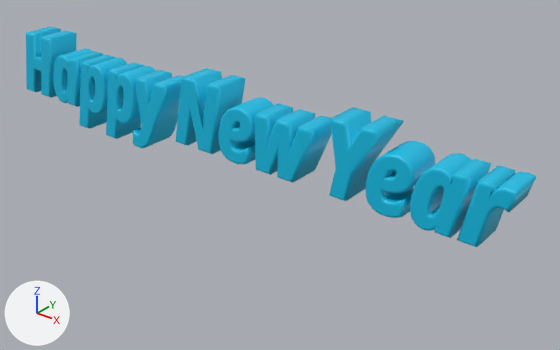
Two versions of the glTF model model.glb, one commit apart.
The view is the same before and after, from a 50 mm lens placed at (1.442, -0.95, 0.571), pointed at (0.643, 0.048, -0.049). Arrows for +X, +Y and +Z are at lower left; the lights stay in place. Where no turn or scale is listed for an object, it has been applied to the vertices.

The first picture shows 'Text'.
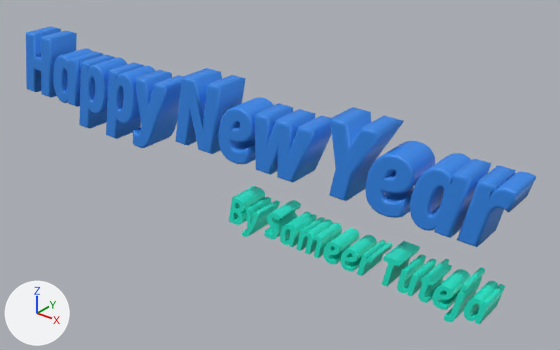
The change, as a list of edits to the scene's bpy script:
```text
Add mat_material_003:
    mat_material_003 = principled_material('Material.003')
    mat_material_003.base_color = (0.0319, 0.25, 0.839)  # blue #3289ec
Add mat_material_002:
    mat_material_002 = principled_material('Material.002')
    mat_material_002.base_color = (0.0103, 0.839, 0.604)  # cyan #1aeccc
Change me_mesh_0:
    where me_mesh_0.from_pydata(...)  # 29946 vertices, 59868 faces; spans x -0.005..1.114, y -0.035..0.035, z -0.046..0.127
    remove me_mesh_0.materials.append(mat_material_001)  # cyan #00c0e7
    add me_mesh_0.materials.append(mat_material_003)  # blue #3289ec
Add me_text_002:
    me_text_002.from_pydata(...)  # 5666 vertices, 11300 faces; spans x 0.0..0.51, y -0.03..0.03, z -0.018..0.057
    me_text_002.materials.append(mat_material_002)  # cyan #1aeccc
Add ob_text_001:
    ob_text_001 = bpy.data.objects.new('Text.001', me_text_002)
    ob_text_001.location = (0.584, 0.0, -0.132)
```

Boxes [x1, y1, x2, y2] around the edits, measured in the pictures (560 x 350 px):
'Text', recoloured (cyan to blue)
    both: [26, 26, 537, 247]
'Text.001', added (cyan)
    after: [229, 186, 505, 325]
